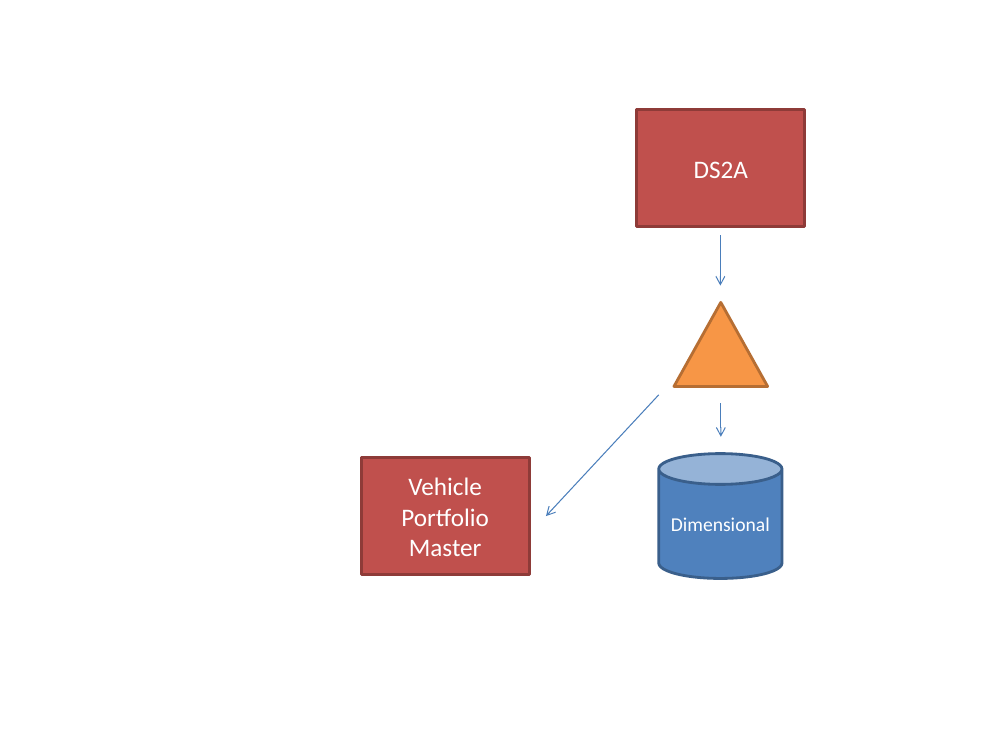
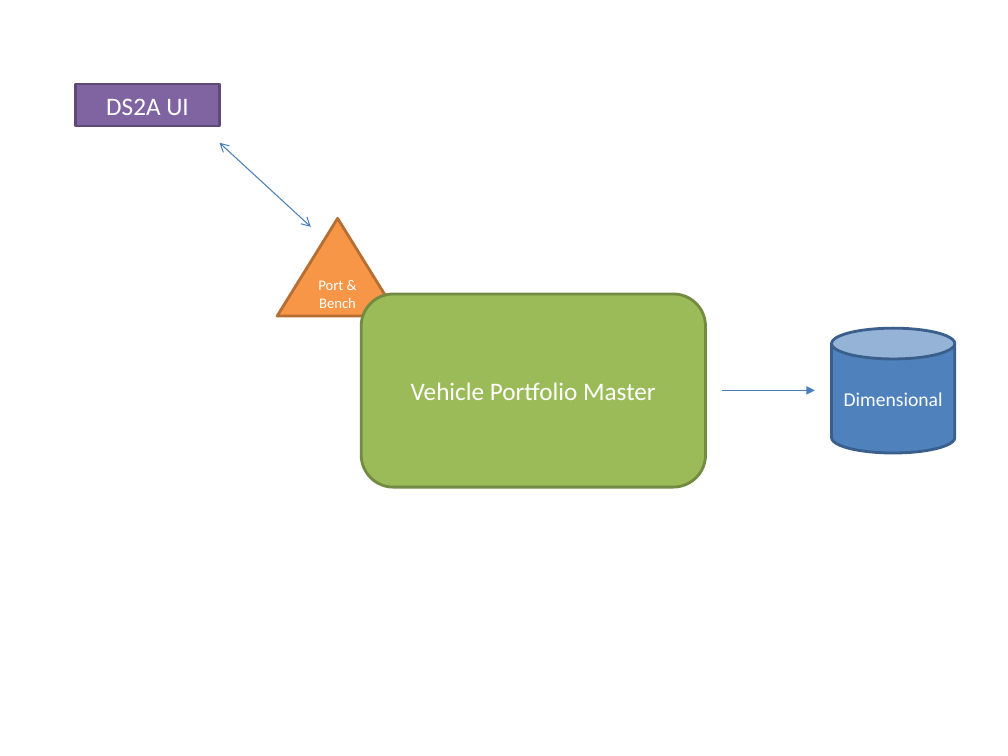
Before and after one commit to linus123/linus123.github.io, a slide deck: slide 7 of docs/Ds2Rewrite.pptx (slide 3 before the commit). Drawn at 1008x756 pixels with LibreOffice and Linux fonts; fonts in the diff are those of the drawing. Boxes give left, top, right and bottom in pixels: in the first picture for what was removed or moved away, otherwise in the second. Text is boxed around its words. In the diff, an @@ line names an element or a change of style, - is before the commit and + after.

Commit message:
Completed DS2A slides.

```diff
--- a/docs/Ds2Rewrite.pptx
+++ b/docs/Ds2Rewrite.pptx
@@ rectangle "DS2A UI": place and size @@
-rectangle "DS2A UI" at box(637, 109, 805, 227)
+rectangle "DS2A UI" at box(76, 84, 220, 126)
@@ rectangle "DS2A UI" at box(76, 84, 220, 126): fill #C0504D to #8064A2; outline #8E3B39 2 pt to #5F4A78 2 pt @@
@@ text in rectangle at box(106, 98, 188, 115): text changed @@
-DS2A
+DS2A UI
@@ double arrow added from (310, 227) to (220, 143), #4B7EBC 0.75 pt @@
@@ triangle added at box(277, 219, 398, 317), fill #F79646, outline #B76F34 2 pt, 10.5 pt, text #FFFFFF @@
+Port & Bench
@@ arrow removed from (721, 235) to (721, 285) @@
@@ rounded rectangle "Vehicle Portfolio Master": place and size @@
-rounded rectangle "Vehicle Portfolio Master" at box(361, 458, 529, 576)
+rounded rectangle "Vehicle Portfolio Master" at box(361, 294, 706, 488)
@@ rounded rectangle "Vehicle Portfolio Master" at box(361, 294, 706, 488): rectangle to rounded rectangle; fill #C0504D to #9BBB59; outline #8E3B39 2 pt to #738A42 2 pt @@
@@ triangle removed at box(674, 302, 768, 386) @@
@@ cylinder "Dimensional": place and size @@
-cylinder "Dimensional" at box(659, 454, 782, 579)
+cylinder "Dimensional" at box(832, 329, 955, 454)
@@ arrow removed from (659, 395) to (546, 516) @@
@@ arrow removed from (721, 403) to (721, 436) @@
@@ arrow added from (723, 390) to (814, 390), #4B7EBC 0.75 pt @@
```
Also in this commit, not shown: 1 other slide changed, 2 slides added, 8 other files.
